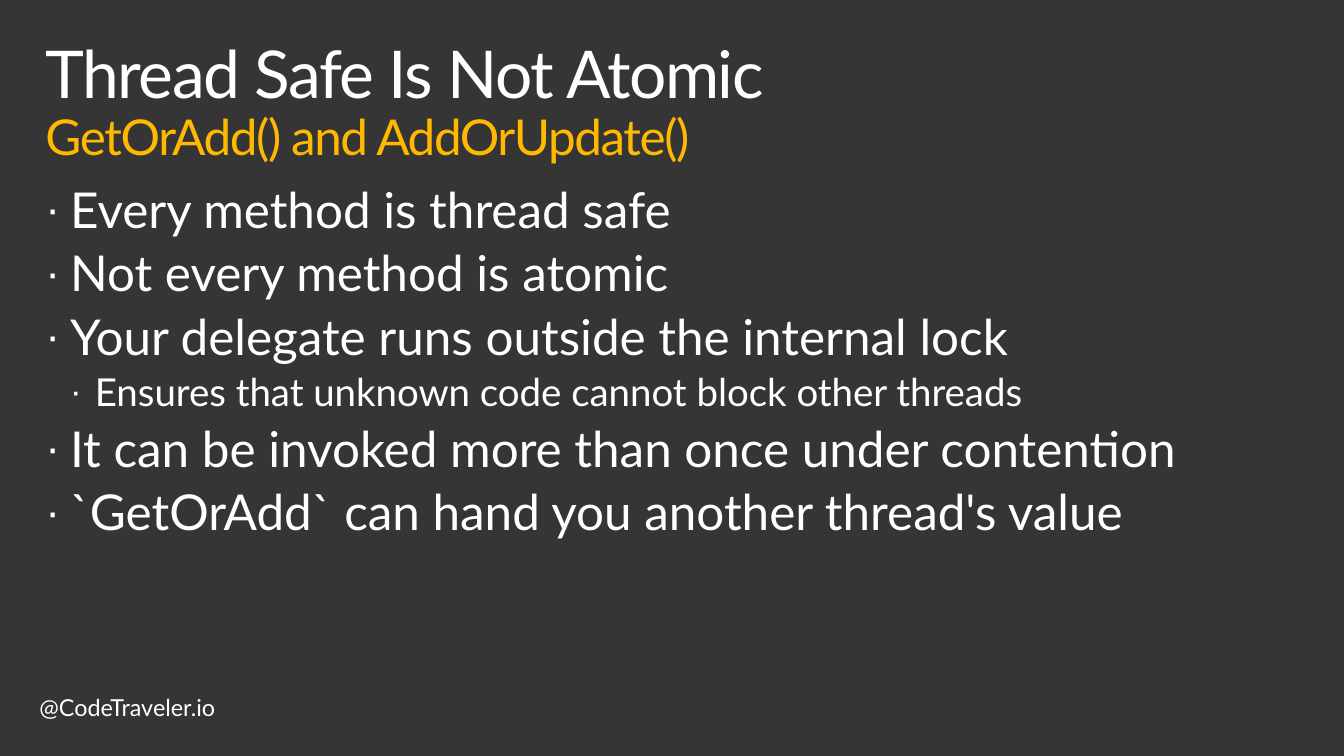
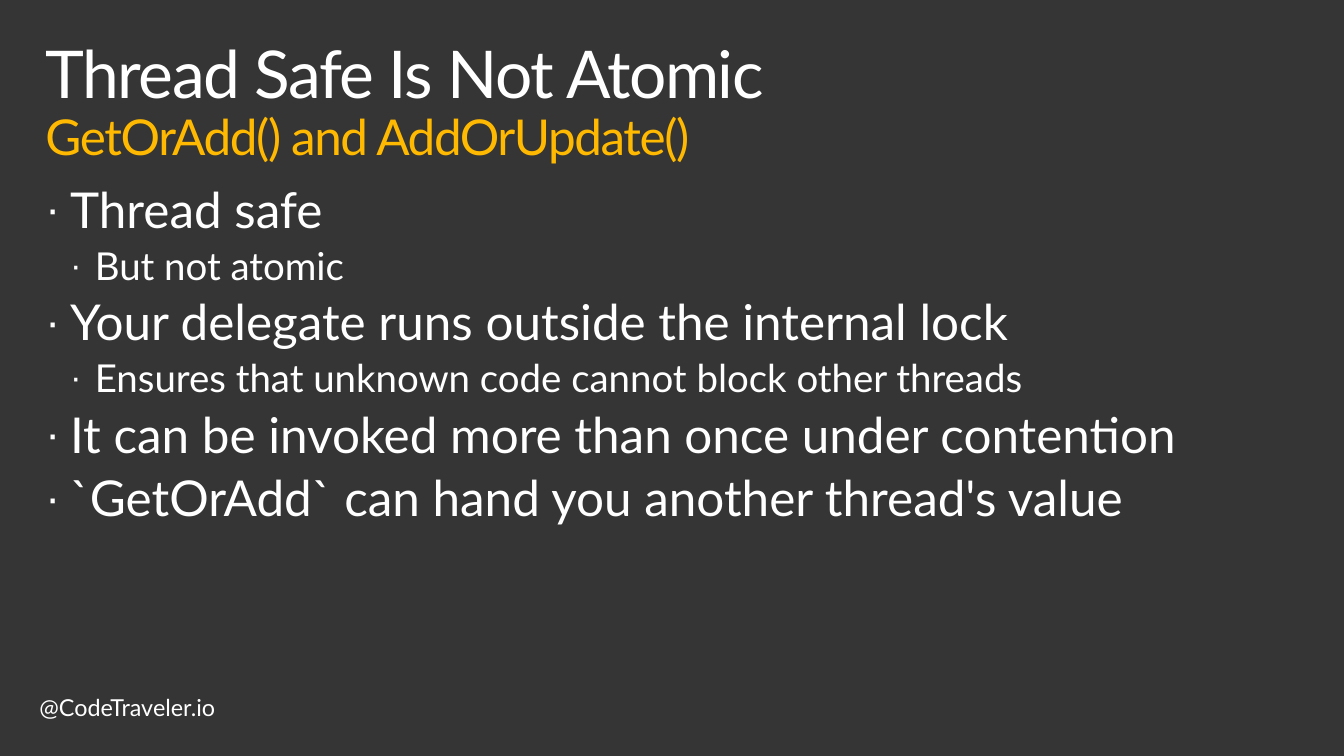
Before and after one commit to TheCodeTraveler/BecomeAnExpertWithAsyncAwait, a slide deck: slide 7 of 8. Concurrent Collections/ConcurrentCollections.pptx. Drawn at 1344x756 pixels with LibreOffice and Linux fonts; fonts in the diff are those of the drawing; background and template pictures are left out. Boxes give left, top, right and bottom in pixels: in the first picture for what was removed or moved away, otherwise in the second. Text is boxed around its words. In the diff, an @@ line names an element or a change of style, - is before the commit and + after.

```diff
--- a/8. Concurrent Collections/ConcurrentCollections.pptx
+++ b/8. Concurrent Collections/ConcurrentCollections.pptx
@@ text at [70, 191, 344, 281]: text changed; size 36 to 28 pt @@
-· Every method is thread safe
-· Not every method is atomic
+· Thread safe
+  · But not atomic
```
Also in this commit, not shown: 3 other slides changed, 4 slides removed, 1 other file.
